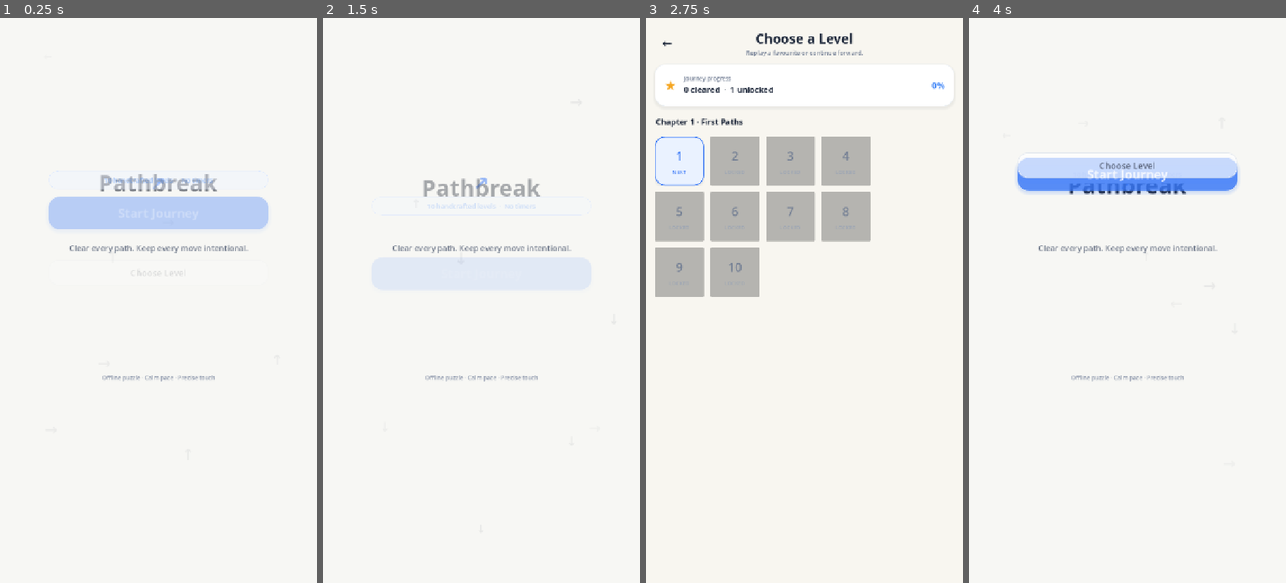
Above: before the commit, frames 1-4 (left to right).
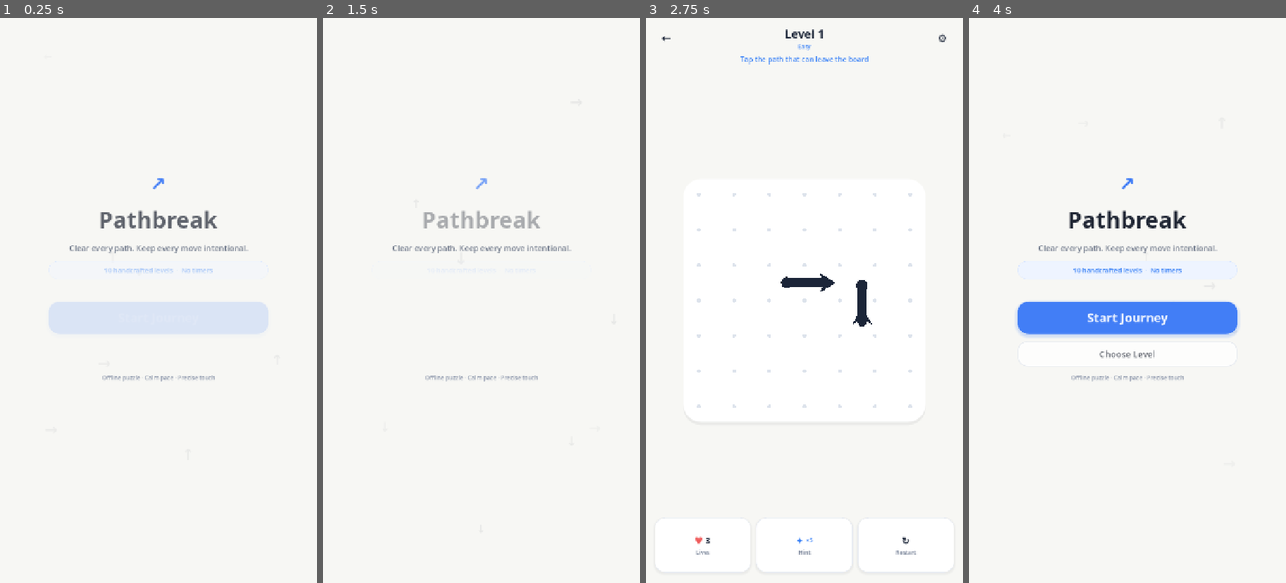
Above: after the commit, the same moments.

Repository: arvindgaikwad/Pathbreak
Game: Godot game, scene res://scenes/MainMenu.tscn
The game is run twice, just before and just after one commit, with the same random seed, the same clock (stepped at 60 frames per second) and the same inputs.
Inputs (mouse positions are in pixels of both pictures, inside the frame that each line leads up to):
- Up to frame 1 (0.25 s): no input
- Up to frame 2 (1.5 s): click "Start Journey" at 0.5 s; click "←" at 1.25 s
- Up to frame 3 (2.75 s): click "Start Journey" at 2 s
- Up to frame 4 (4 s): click (1003, 159) at 2.77 s; click "←" at 3.5 s

The runs differ from the first frame. In frame 1, 8.4% of the frame differs, in the area x 15-85%, y 27-56%; in frame 2, 1.2%; in frame 3, 15%, in the area x 2-95%, y 2-95%; in frame 4, 9.3%.

Commit message:
Fix main-menu controls overlapping during entrance animation

Diff:
--- a/scripts/MainMenu.gd
+++ b/scripts/MainMenu.gd
@@ -84,11 +84,11 @@
 	level_style.corner_radius_bottom_left = 22
 	level_style.corner_radius_bottom_right = 22
 
-	var level_pressed := level_style.duplicate() as StyleBoxFlat
-	level_pressed.bg_color = Color("#F2F5F9")
+	var level_pressed_style := level_style.duplicate() as StyleBoxFlat
+	level_pressed_style.bg_color = Color("#F2F5F9")
 	levels_btn.add_theme_stylebox_override("normal", level_style)
-	levels_btn.add_theme_stylebox_override("hover", level_pressed)
-	levels_btn.add_theme_stylebox_override("pressed", level_pressed)
+	levels_btn.add_theme_stylebox_override("hover", level_pressed_style)
+	levels_btn.add_theme_stylebox_override("pressed", level_pressed_style)
 	levels_btn.add_theme_stylebox_override("focus", level_style)
 
 	for button in [play_btn, levels_btn]:
@@ -102,18 +102,21 @@
 		button.pivot_offset = button.custom_minimum_size * 0.5
 
 func _animate_entrance() -> void:
+	var animated_nodes: Array[Control] = [logo_mark, title_label, progress_pill, play_btn, levels_btn]
+	for node in animated_nodes:
+		node.modulate.a = 1.0
+
 	if SettingsManager.reduce_motion:
 		return
-	for node in [logo_mark, title_label, progress_pill, play_btn, levels_btn]:
+
+	for node in animated_nodes:
 		node.modulate.a = 0.0
-		node.position.y += 18.0
 
 	var tween := create_tween().set_parallel(true)
 	var delay := 0.0
-	for node in [logo_mark, title_label, progress_pill, play_btn, levels_btn]:
-		tween.tween_property(node, "modulate:a", 1.0, 0.35).set_delay(delay)
-		tween.tween_property(node, "position:y", node.position.y - 18.0, 0.42).set_delay(delay).set_trans(Tween.TRANS_BACK).set_ease(Tween.EASE_OUT)
-		delay += 0.05
+	for node in animated_nodes:
+		tween.tween_property(node, "modulate:a", 1.0, 0.30).set_delay(delay).set_trans(Tween.TRANS_SINE)
+		delay += 0.06
 
 func _spawn_floating_arrows() -> void:
 	var rng := RandomNumberGenerator.new()
